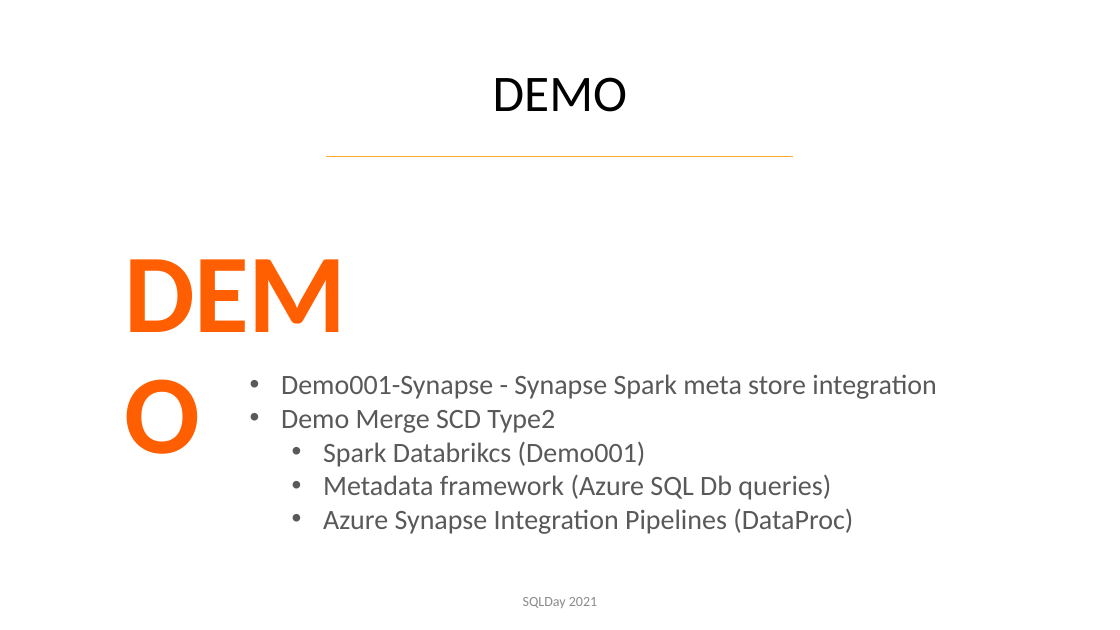
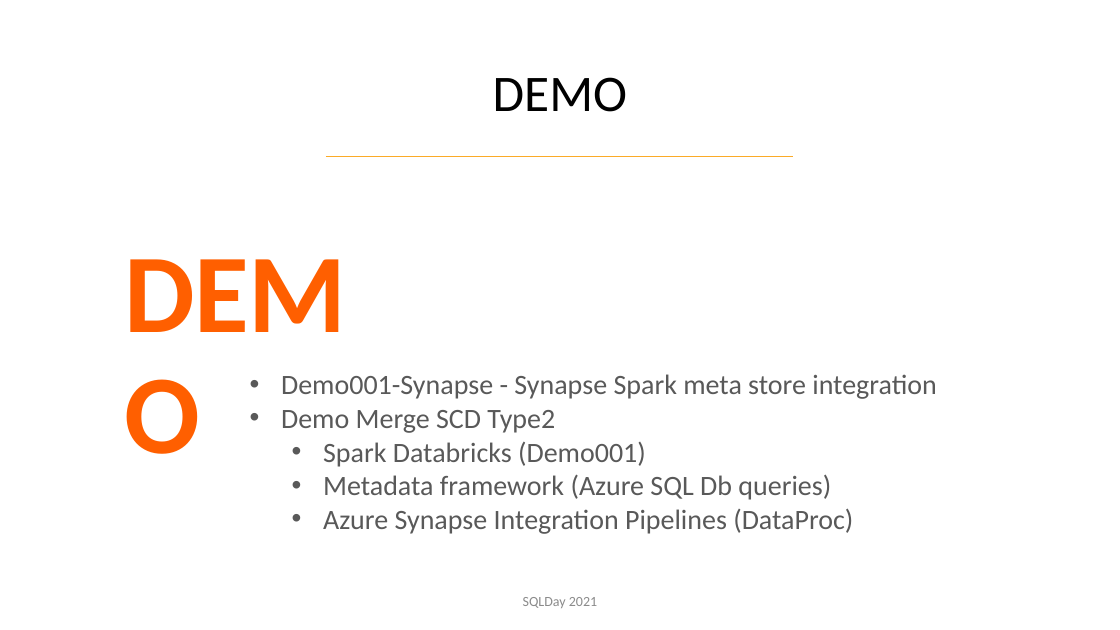
Before and after one commit to cloud4yourdata/CommunityEvents, a slide deck: slide 10 of SQLDay2021/misc/sqlday2021_tk_datalakehouse.pptx. Drawn at 1120x630 pixels with LibreOffice and Linux fonts; fonts in the diff are those of the drawing; background and template pictures are left out. Boxes give left, top, right and bottom in pixels: in the first picture for what was removed or moved away, otherwise in the second. Text is boxed around its words. In the diff, an @@ line names an element or a change of style, - is before the commit and + after.

```diff
--- a/SQLDay2021/misc/sqlday2021_tk_datalakehouse.pptx
+++ b/SQLDay2021/misc/sqlday2021_tk_datalakehouse.pptx
@@ text at (323, 442, 646, 467): text changed @@
-  • Spark Databrikcs (Demo001)
+  • Spark Databricks (Demo001)
```
Also in this commit, not shown: 9 other slides changed, 46 other files.
